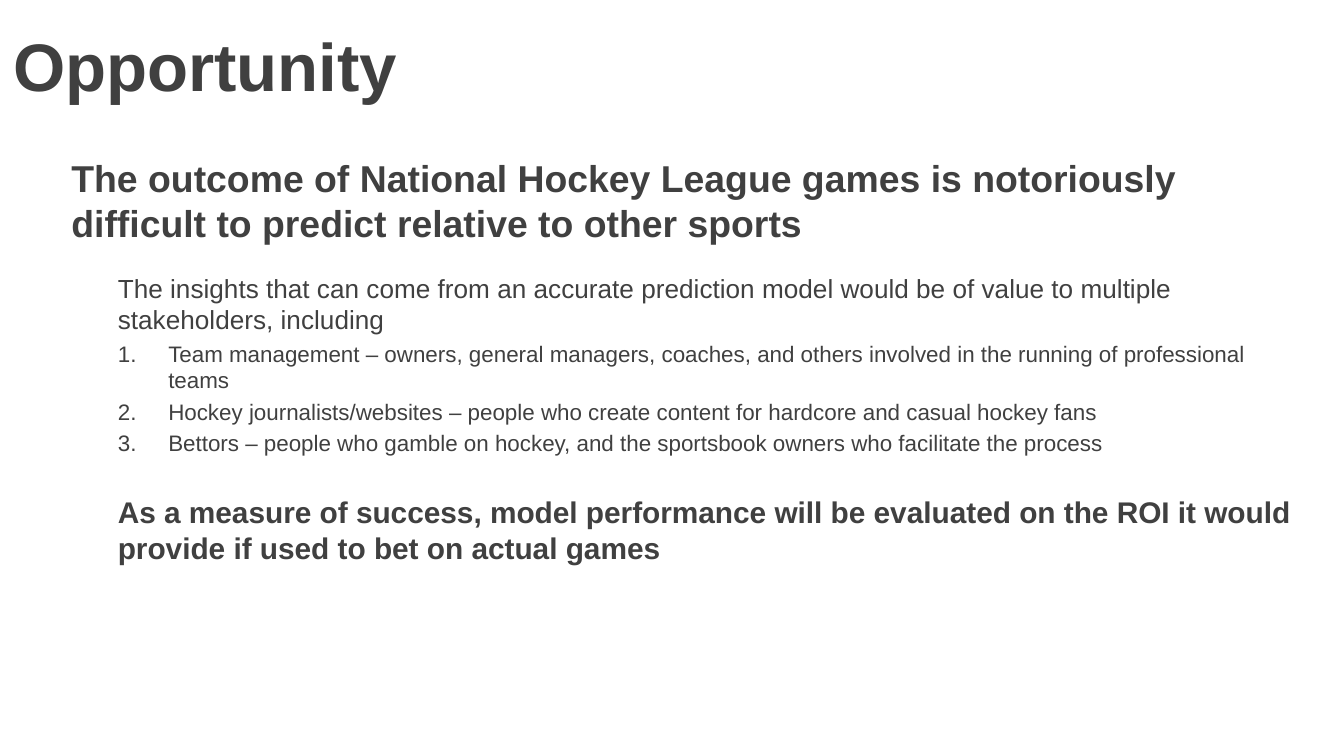
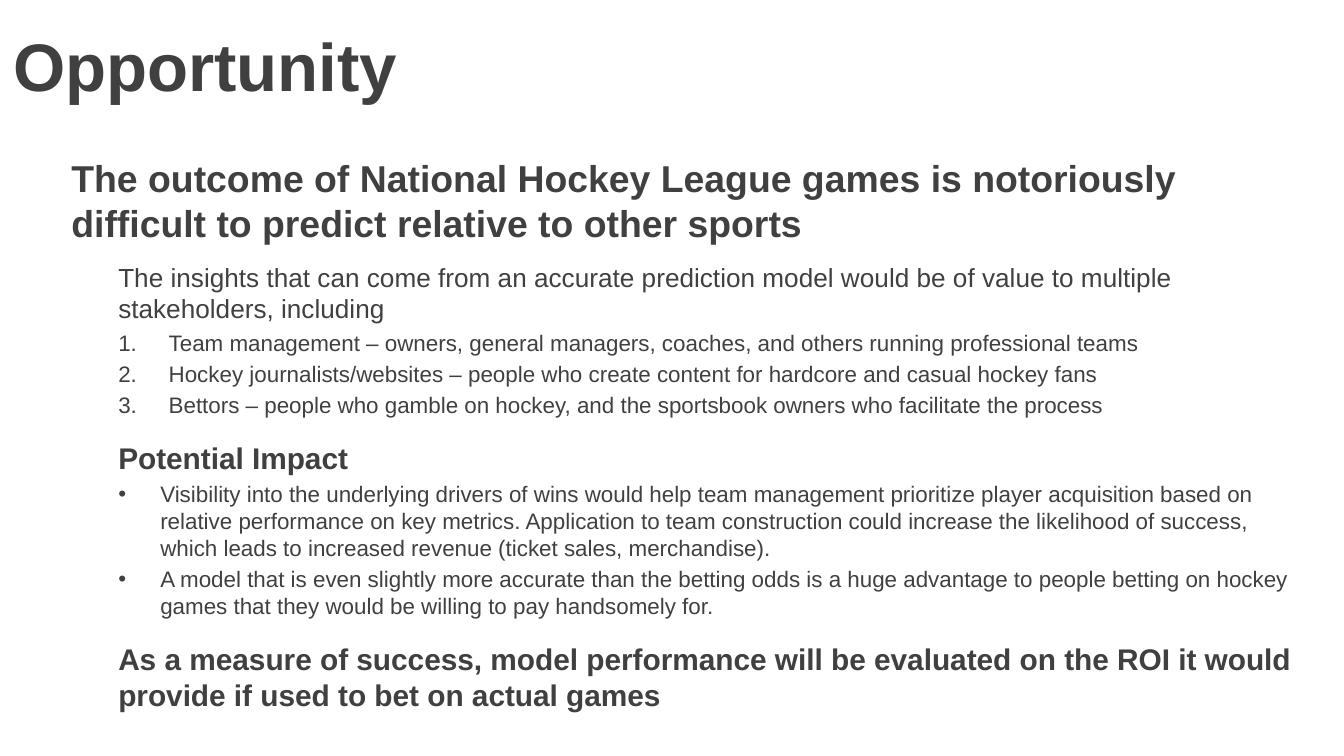
Before and after one commit to markshumka/NHL-Game-Predictor, a slide deck: slide 2 of Reports/Mark Shumka Initial Capstone Presentation.pptm. Drawn at 1344x756 pixels with LibreOffice and Linux fonts; fonts in the diff are those of the drawing; background and template pictures are left out. Boxes give left, top, right and bottom in pixels: in the first picture for what was removed or moved away, otherwise in the second. Text is boxed around its words. In the diff, an @@ line names an element or a change of style, - is before the commit and + after.

Commit message:
Update powerpoint presentation

```diff
--- a/Reports/Mark Shumka Initial Capstone Presentation.pptm
+++ b/Reports/Mark Shumka Initial Capstone Presentation.pptm
@@ text "The insights that can come ...": place and size @@
-text "The insights that can come ..." at [118,279,1290,564]
+text "The insights that can come ..." at [118,268,1291,711]
@@ text at [169,334,1138,356]: text changed @@
-1. Team management – owners, general managers, coaches, and others involved in the running of professional teams
+1. Team management – owners, general managers, coaches, and others running professional teams
@@ text at [118,447,1288,619]: paragraphs added @@
+Potential Impact
+• Visibility into the underlying drivers of wins would help team management prioritize player acquisition based on relative performance on key metrics. Application to team construction could increase the likelihood of success, which leads to increased revenue (ticket sales, merchandise).
+• A model that is even slightly more accurate than the betting odds is a huge advantage to people betting on hockey games that they would be willing to pay handsomely for.
```
Also in this commit, not shown: 1 other slide changed, 2 slides added, 4 slides removed.
